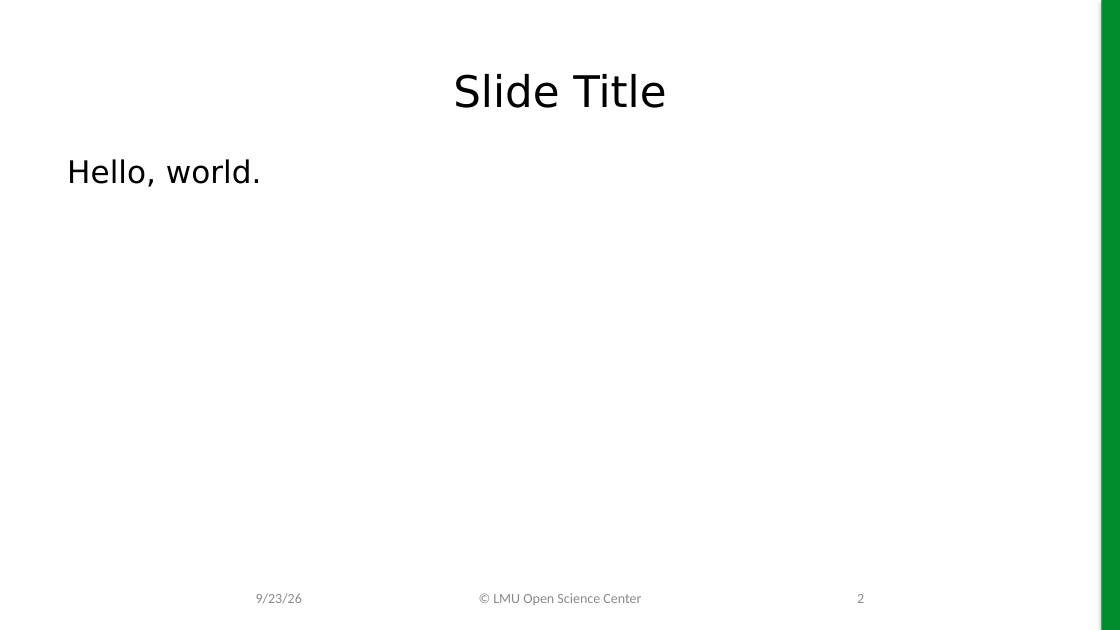
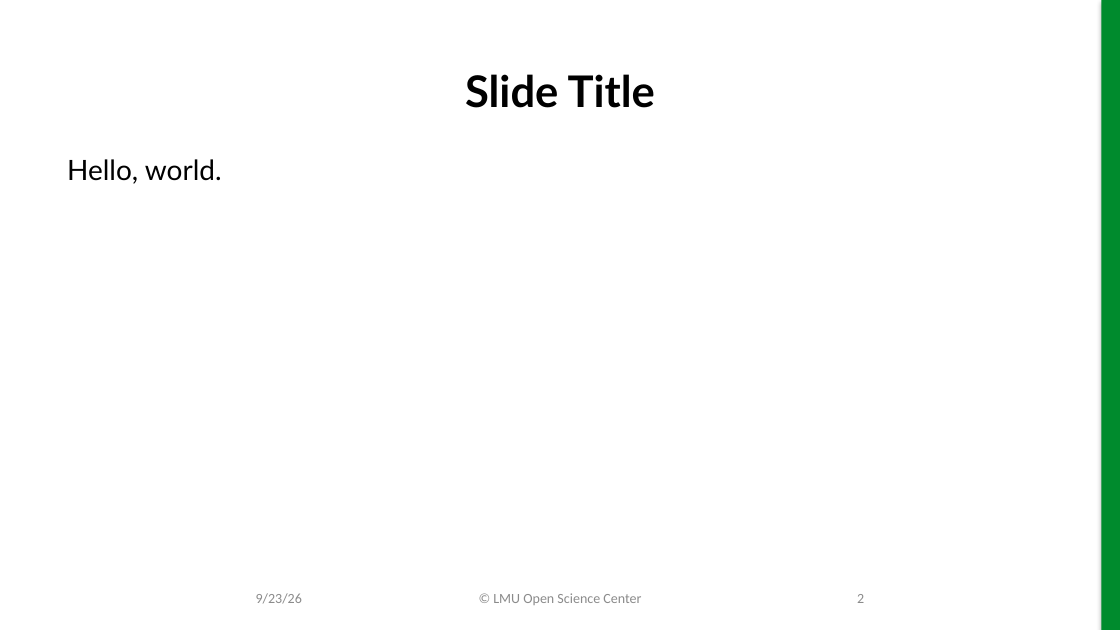
Before and after one commit to lmu-osc/train-the-trainer-test-repo-separate-slidedeck-zenodo, a slide deck: slide 2 of working-template.pptx. Drawn at 1120x630 pixels with LibreOffice and Linux fonts; fonts in the diff are those of the drawing; background and template pictures are left out. Boxes give left, top, right and bottom in pixels: in the first picture for what was removed or moved away, otherwise in the second. Text is boxed around its words. In the diff, an @@ line names an element or a change of style, - is before the commit and + after.

Commit message:
Change font style to Aptos

```diff
--- a/working-template.pptx
+++ b/working-template.pptx
@@ title "Slide Title" at [465, 74, 655, 108]: font DejaVu Sans to Lato, bold on @@
@@ text "Hello, world." at [67, 159, 222, 184]: size 20 to 18 pt, font DejaVu Sans to Lato @@
```
Also in this commit, not shown: 3 other slides changed.
